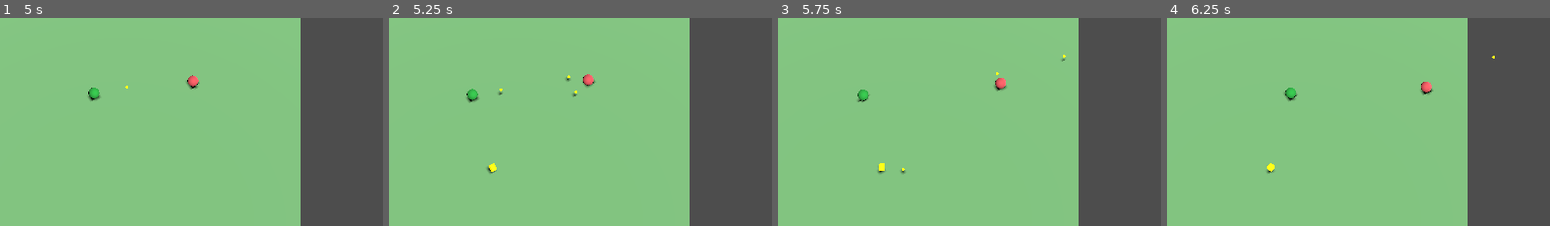
Above: before the commit, frames 1-4 (left to right).
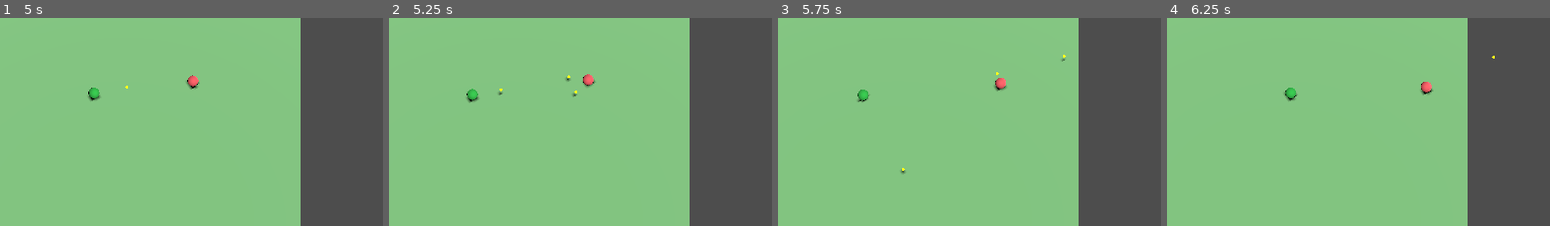
Above: after the commit, the same moments.

Repository: Dearaurora/ChaosGun-Portfolio
Game: Godot game, scene res://scenes/maps/demo_arena.tscn
Two runs of this game, one before a commit and one after it. Both use one fixed random seed, a clock stepped at 60 frames per second and the inputs below.
Inputs (mouse positions are % of the whole screen's width and height, from its top left):
- Up to frame 1 (5 s): tap Enter at 0.5 s; move the mouse to (72, 47) at 0.52 s; hold D 0.53-1.28 s; hold 1 0.53-1.28 s; click (72, 47) at 0.67 s; move the mouse to (29, 57) at 1.27 s; hold S 1.28-2.03 s; tap 2 at 1.35, 2.85, 4.35 s; move the mouse to (60, 29) at 2.02 s; hold D 2.03-2.78 s; hold 1 2.03-2.78 s; move the mouse to (44, 73) at 2.77 s; hold W 2.78-3.53 s; click (44, 73) at 2.92 s; move the mouse to (80, 68) at 3.52 s; hold 1 3.53-4.28 s; hold A from 3.53 s (still down); move the mouse to (19, 36) at 4.27 s
- Up to frame 2 (5.25 s): move the mouse to (55, 52) at 5.02 s; release A at 5.03 s; hold S from 5.03 s (still down); hold 1 from 5.03 s (still down); click (55, 52) at 5.17 s
- Up to frame 3 (5.75 s): keep holding S; keep holding 1
- Up to frame 4 (6.25 s): move the mouse to (34, 26) at 5.77 s; release S at 5.78 s; release 1 at 5.78 s; hold D from 5.78 s (still down); tap 2 at 5.85 s
The pictures show only the part of the screen within x 34-84%, y 25-75%; the shares and areas given below are measured in that part.

Frame 1 is identical in both runs. In frame 2, less than 0.1% of the frame differs, in the area x 25-29%, y 69-75%; in frame 3, less than 0.1%; in frame 4, less than 0.1%.

Commit message:
refactor: centralize game constants into a new GameConfig autoload and remove redundant local definitions

Diff:
--- a/project.godot
+++ b/project.godot
@@ -27,3 +27,7 @@
 
 renderer/rendering_method="gl_compatibility"
 renderer/rendering_method.mobile="gl_compatibility"
+
+[autoload]
+
+GameConfig="*res://scripts/globals/game_config.gd"
--- /dev/null
+++ b/scripts/globals/game_config.gd
@@ -0,0 +1,27 @@
+extends Node
+
+# 该类通过 project.godot 设置为 AutoLoad 单例，可以通过 GameConfig 访问。
+# 由于直接挂在全球节点，我们既可以用 `var`，为了直接通过类名作为脚本内静态访问，
+# 使用 `static var` 和 `const`。其实在 Godot 4 中只要有了 class_name，即使不 AutoLoad 也可以直接访问静态变量。
+# 但为了后续如果需要添加信号或处理逻辑，注册为 AutoLoad 会更为灵活。
+
+# 地图参数
+static var map_half_size: float = 50.0
+static var fall_threshold: float = -10.0
+
+# 生命与复活系统
+static var default_lives: int = 10
+static var respawn_delay: float = 3.0
+static var invincible_duration: float = 3.0
+static var respawn_points: Array[Vector3] = [
+	Vector3(25, 0.5, 25),
+	Vector3(-25, 0.5, 25),
+	Vector3(25, 0.5, -25),
+	Vector3(-25, 0.5, -25),
+]
+
+# 武器刷新控制
+static var weapon_initial_delay: float = 20.0
+static var weapon_stay_duration: float = 30.0
+static var weapon_respawn_cooldown: float = 10.0
+static var weapon_spawn_margin: float = 10.0
--- a/scripts/player/ai_character.gd
+++ b/scripts/player/ai_character.gd
@@ -14,7 +14,6 @@
 const AIM_OFFSET_DEG: float = 5.0     # 瞄准偏移（±度）
 const REACTION_TIME: float = 0.3
 const PICKUP_RANGE: float = 15.0
-const MAP_HALF: float = 50.0
 
 enum State { PATROL, CHASE, SHOOT, FLEE_EDGE }
 var _state: State = State.PATROL
@@ -204,7 +203,7 @@
 
 func _pick_patrol_dest() -> void:
 	# 随机选择地图中心区域的一个点
-	var range_val = MAP_HALF * 0.5  # 在地图中心 50% 区域巡逻
+	var range_val = GameConfig.map_half_size * 0.5  # 在地图中心 50% 区域巡逻
 	_patrol_dest = Vector3(
 		randf_range(-range_val, range_val),
 		0.5,
@@ -212,6 +211,6 @@
 	)
 
 func _is_self_near_edge() -> bool:
-	var x_edge = abs(global_position.x) > MAP_HALF - EDGE_SAFE_DIST
-	var z_edge = abs(global_position.z) > MAP_HALF - EDGE_SAFE_DIST
+	var x_edge = abs(global_position.x) > GameConfig.map_half_size - EDGE_SAFE_DIST
+	var z_edge = abs(global_position.z) > GameConfig.map_half_size - EDGE_SAFE_DIST
 	return x_edge or z_edge
--- a/scripts/player/base_character.gd
+++ b/scripts/player/base_character.gd
@@ -16,15 +16,8 @@
 # ============================================================
 #  生命与复活系统
 # ============================================================
-const FALL_THRESHOLD: float = -10.0
-const RESPAWN_DELAY: float = 3.0
-const INVINCIBLE_DURATION: float = 3.0
-const RESPAWN_POINTS: Array[Vector3] = [
-	Vector3(25, 0.5, 25), Vector3(-25, 0.5, 25),
-	Vector3(25, 0.5, -25), Vector3(-25, 0.5, -25),
-]
 
-var lives: int = 10
+var lives: int = GameConfig.default_lives
 var is_dead: bool = false
 var is_invincible: bool = false
 var is_game_over: bool = false
@@ -58,7 +51,7 @@
 		velocity.y -= gravity * delta
 
 func _check_fall() -> void:
-	if global_position.y < FALL_THRESHOLD:
+	if global_position.y < GameConfig.fall_threshold:
 		_die()
 
 func _apply_movement(desired_vel: Vector3, delta: float) -> void:
@@ -114,13 +107,13 @@
 		is_game_over = true
 		return
 
-	_respawn_timer = RESPAWN_DELAY
+	_respawn_timer = GameConfig.respawn_delay
 
 func _respawn() -> void:
 	is_dead = false
 
 	# 随机复活点
-	var spawn_point = RESPAWN_POINTS.pick_random()
+	var spawn_point = GameConfig.respawn_points.pick_random()
 	global_position = spawn_point
 	velocity = Vector3.ZERO
 	knockback_velocity = Vector3.ZERO
@@ -132,4 +125,4 @@
 
 	# 启动无敌盾
 	is_invincible = true
-	_invincible_timer = INVINCIBLE_DURATION
+	_invincible_timer = GameConfig.invincible_duration
--- a/scripts/weapons/weapon_spawner.gd
+++ b/scripts/weapons/weapon_spawner.gd
@@ -2,11 +2,11 @@
 class_name WeaponSpawner
 ## 全局武器刷新循环：开局 20s → 刷新 → 保留 30s → 冷却 10s → 循环
 
-@export var initial_delay: float = 5.0  ## TODO: 测试完毕后改回 20.0
-@export var stay_duration: float = 30.0
-@export var respawn_cooldown: float = 10.0
-@export var spawn_margin: float = 10.0
-@export var map_half_size: float = 50.0
+@export var initial_delay: float = GameConfig.weapon_initial_delay
+@export var stay_duration: float = GameConfig.weapon_stay_duration
+@export var respawn_cooldown: float = GameConfig.weapon_respawn_cooldown
+@export var spawn_margin: float = GameConfig.weapon_spawn_margin
+@export var map_half_size: float = GameConfig.map_half_size
 
 var _current_pickup: Node3D = null
 var _pickup_scene: PackedScene
Not shown, removed: roadmap/plan_02_game_config.md
